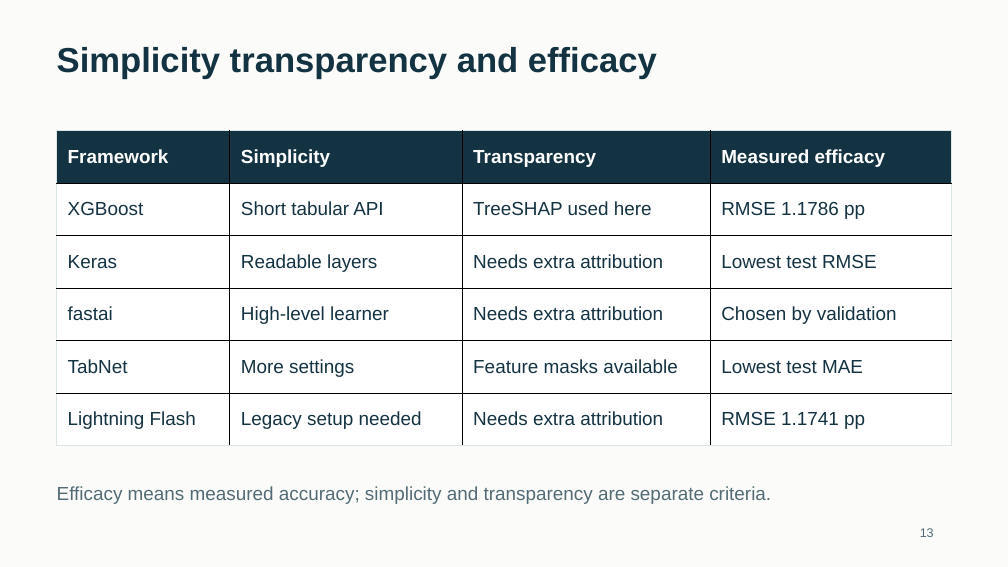
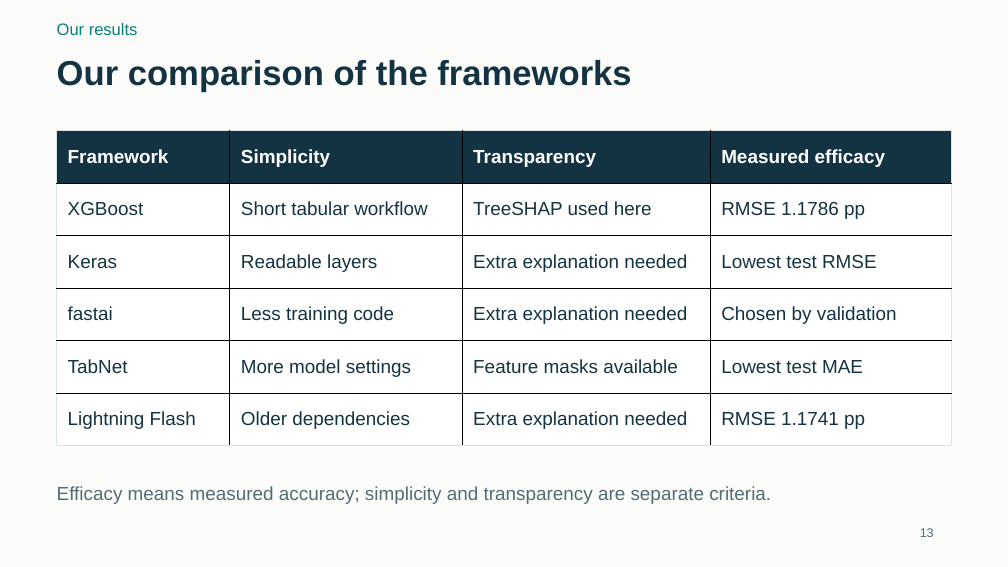
Before and after one commit to Darshansg76/Team12-Nifty-Commodities-Return-Prediction, a slide deck: slide 13 of deliverables/Team_12_Presentation.pptx. Drawn at 1008x567 pixels with LibreOffice and Linux fonts; fonts in the diff are those of the drawing. Boxes give left, top, right and bottom in pixels: in the first picture for what was removed or moved away, otherwise in the second. Text is boxed around its words. In the diff, an @@ line names an element or a change of style, - is before the commit and + after.

Commit message:
Update slides

```diff
--- a/deliverables/Team_12_Presentation.pptx
+++ b/deliverables/Team_12_Presentation.pptx
@@ text added at <box>57,23,138,35</box>, 15.8 pt, text #087F78 @@
+Our results
@@ text removed at <box>57,47,657,79</box> @@
-Simplicity transparency and efficacy
@@ text added at <box>57,60,631,92</box>, 33 pt, text #143342, bold @@
+Our comparison of the frameworks
@@ table at <box>57,131,951,446</box> @@
-row 2, column 2: Short tabular API
+row 2, column 2: Short tabular workflow
-row 3, column 3: Needs extra attribution
+row 3, column 3: Extra explanation needed
-row 4, column 2: High-level learner
+row 4, column 2: Less training code
-row 4, column 3: Needs extra attribution
+row 4, column 3: Extra explanation needed
-row 5, column 2: More settings
+row 5, column 2: More model settings
-row 6, column 2: Legacy setup needed
+row 6, column 2: Older dependencies
-row 6, column 3: Needs extra attribution
+row 6, column 3: Extra explanation needed
```
Also in this commit, not shown: 12 other slides changed, 3 slides added, 3 slides removed, 5 other files.
